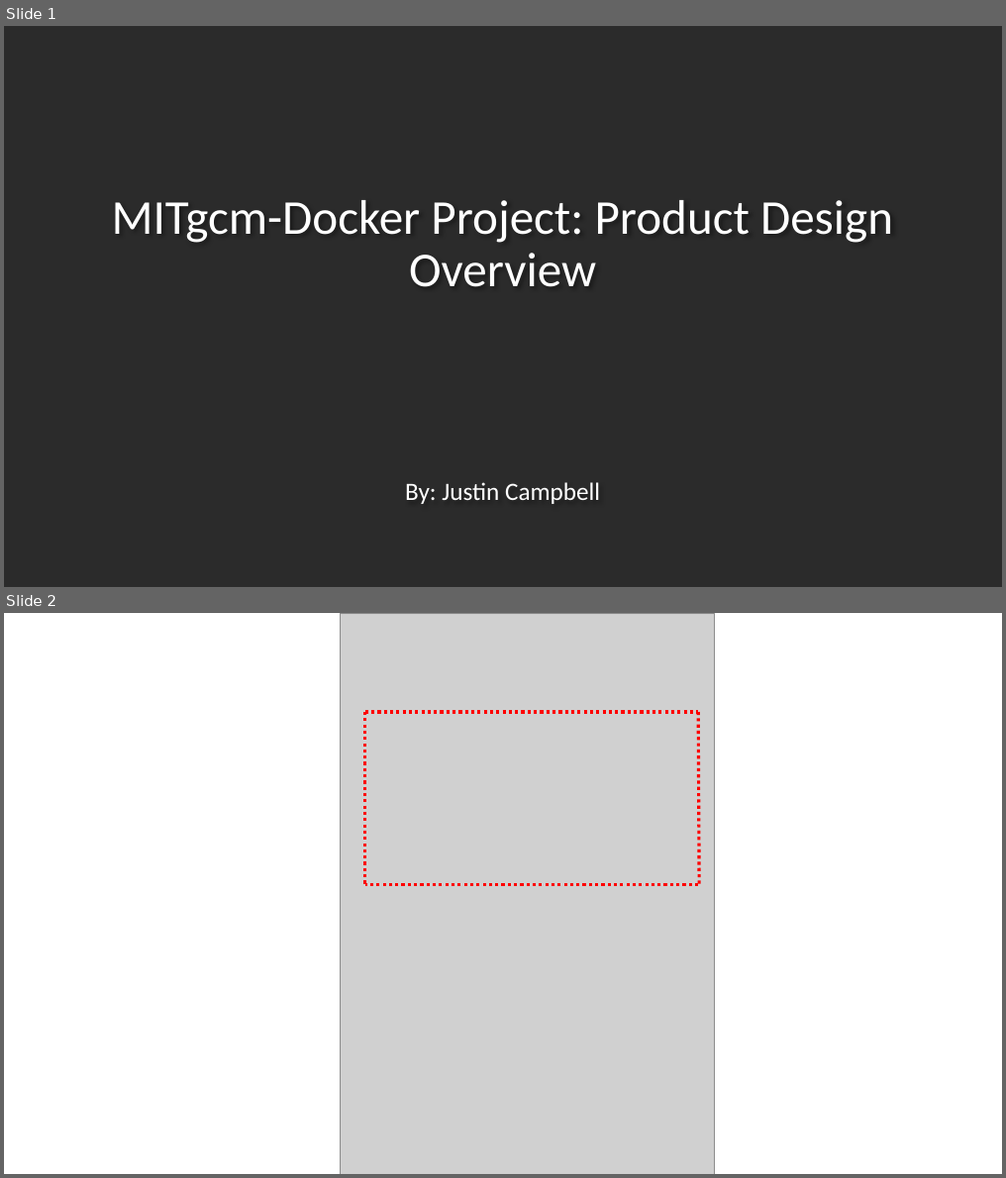
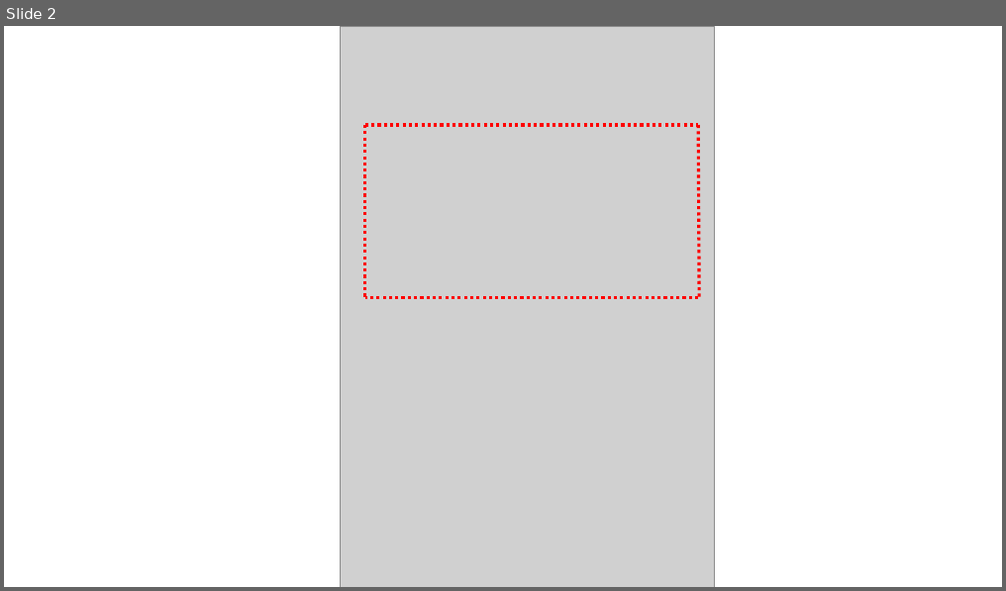
Before and after one commit to JCam98/MITgcm-solver, a slide deck: deliverables/product_design_overview.pptx. Shown one above the other, each under a label of ours: slides 1 and 2 before the commit, slide 2 after it. The pictures are 1006x1178 and 1006x591 pixels, drawn with LibreOffice and Linux fonts; fonts in the diff are those of the drawing; grey boxes stand for pictures; background and template pictures are left out; a plain dark background stands for a picture behind light text. Boxes give left, top, right and bottom in pixels: in the first picture for what was removed or moved away, otherwise in the second. Text is boxed around its words. In the diff, an @@ line names an element or a change of style, - is before the commit and + after.

Commit message:
updated product_design_overview project_requirements feasibility_analysis and GUI_Design_SM_0.1

```diff
--- a/deliverables/product_design_overview.pptx
+++ b/deliverables/product_design_overview.pptx
@@ slide 1 removed at bbox=[4, 26, 1002, 587], background picture (left out) @@
@@ title removed at bbox=[112, 200, 893, 287] @@
-MITgcm-Docker Project: Product Design Overview
@@ subtitle removed at bbox=[405, 482, 600, 504] @@
-By: Justin Campbell
```
Also in this commit, not shown: 3 slides changed, 4 slides added, 5 other slides removed, 32 other files.
